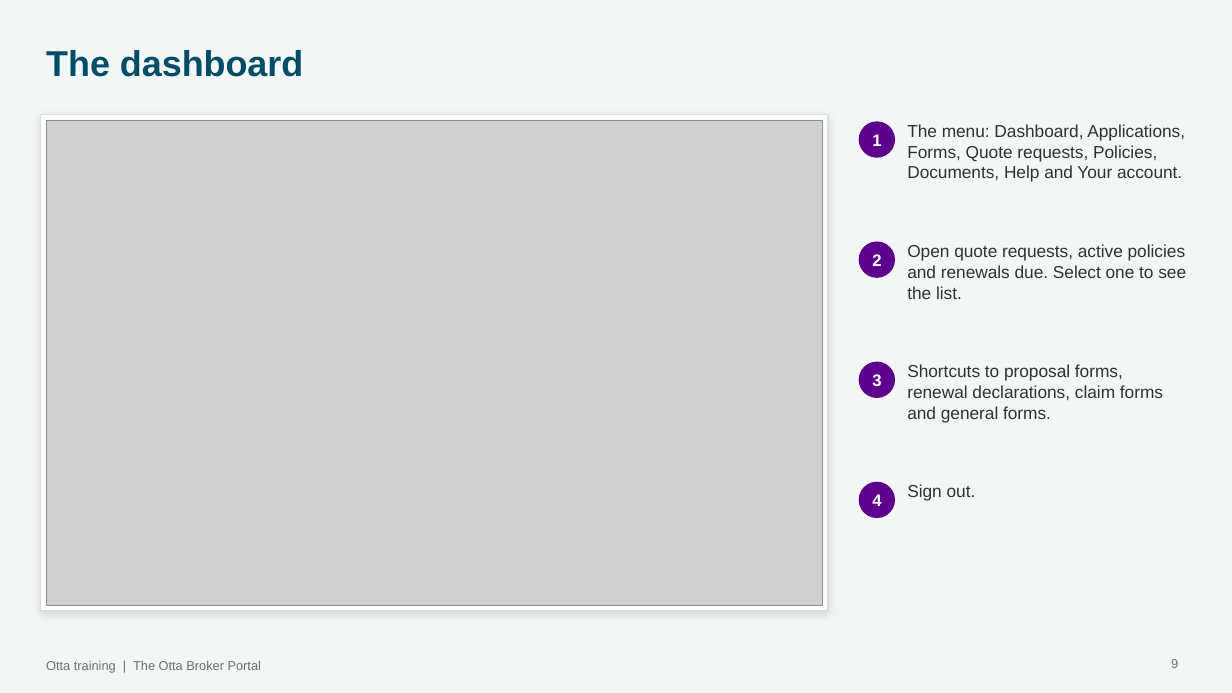
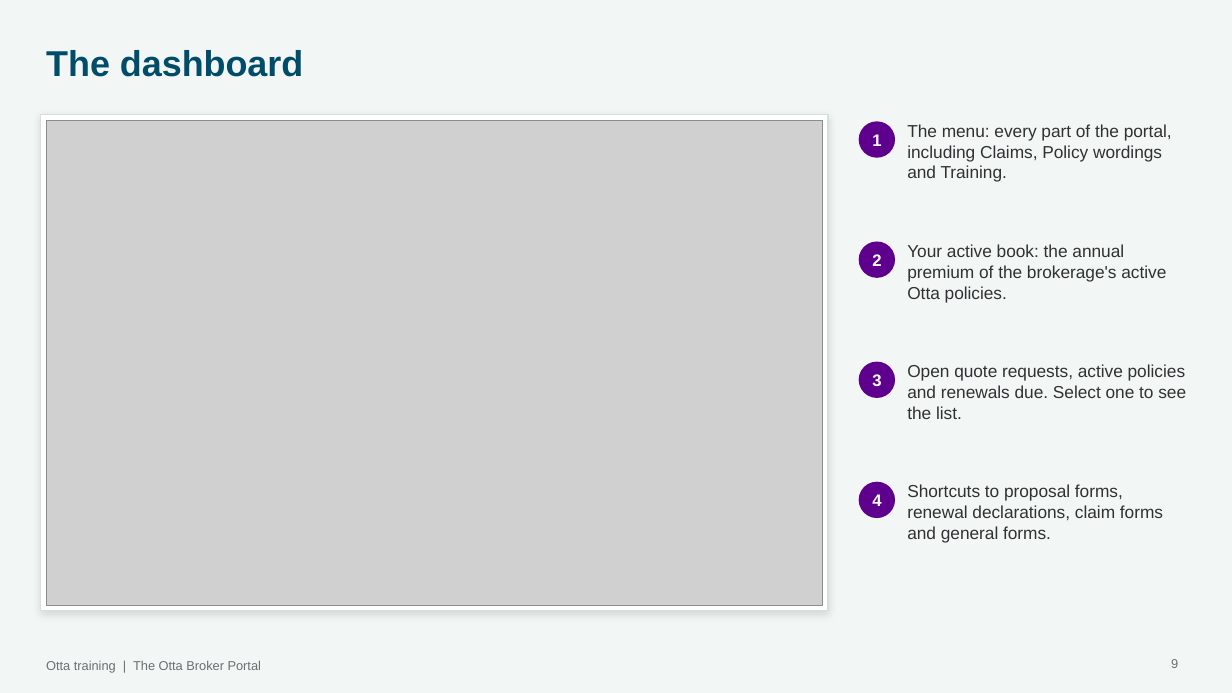
Before and after one commit to rebeccakfurness-boop/otta-MVP, a slide deck: slide 9 of docs/training/Otta training 3 - The broker portal.pptx. Drawn at 1232x693 pixels with LibreOffice and Linux fonts; fonts in the diff are those of the drawing; grey boxes stand for pictures; background and template pictures are left out. Boxes give left, top, right and bottom in pixels: in the first picture for what was removed or moved away, otherwise in the second. Text is boxed around its words. In the diff, an @@ line names an element or a change of style, - is before the commit and + after.

```diff
--- a/docs/training/Otta training 3 - The broker portal.pptx
+++ b/docs/training/Otta training 3 - The broker portal.pptx
@@ text at [907,124,1172,182]: text changed @@
-The menu: Dashboard, Applications, Forms, Quote requests, Policies, Documents, Help and Your account.
+The menu: every part of the portal, including Claims, Policy wordings and Training.
@@ text at [907,244,1166,302]: text changed @@
-Open quote requests, active policies and renewals due. Select one to see the list.
+Your active book: the annual premium of the brokerage's active Otta policies.
@@ text at [907,364,1186,419]: text changed @@
-Shortcuts to proposal forms, renewal declarations, claim forms and general forms.
+Open quote requests, active policies and renewals due. Select one to see the list.
@@ text at [907,484,1163,543]: text changed @@
-Sign out.
+Shortcuts to proposal forms, renewal declarations, claim forms and general forms.
```
Also in this commit, not shown: 6 other slides changed, 5 slides added, 36 other files.
